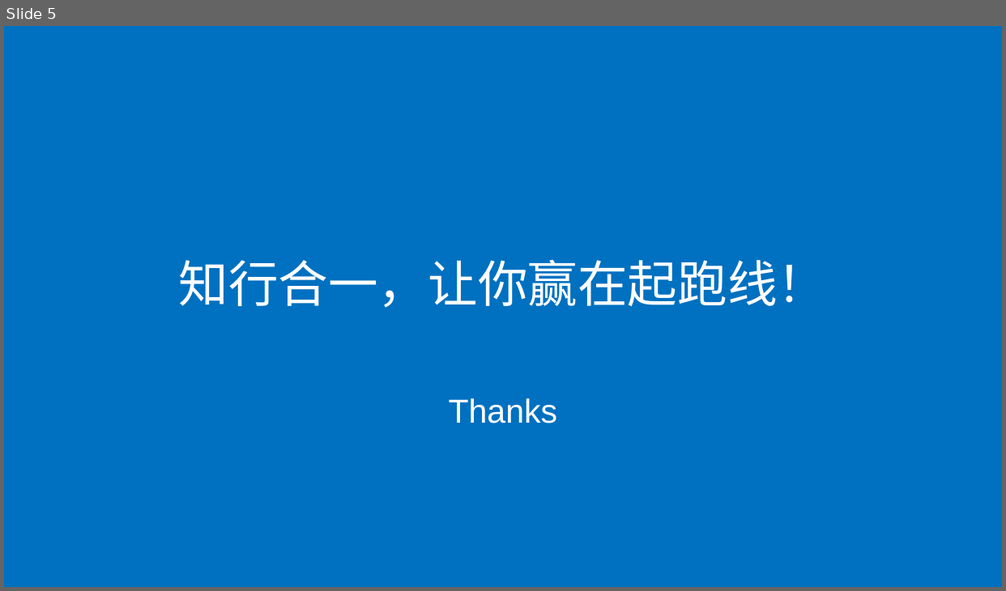
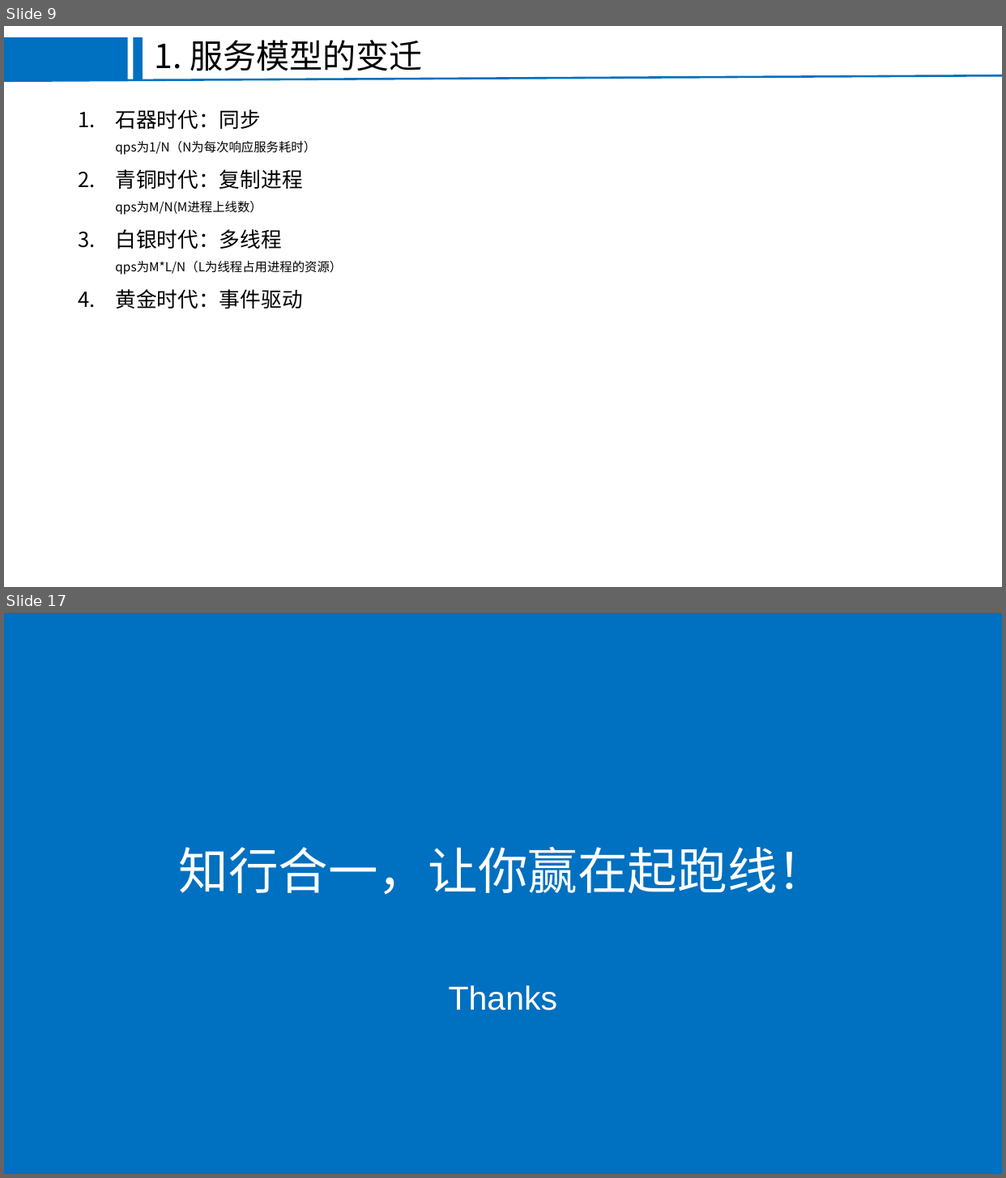
Before and after one commit to FEjohnny/demos, a slide deck: pm2/pm2.pptx. Shown one above the other, each under a label of ours: slide 5 before the commit, slides 9 and 17 after it; the slides between them are not shown. The pictures are 1006x591 and 1006x1178 pixels, drawn with LibreOffice and Linux fonts; fonts in the diff are those of the drawing; background and template pictures are left out. Boxes give left, top, right and bottom in pixels: in the first picture for what was removed or moved away, otherwise in the second. Text is boxed around its words. In the diff, an @@ line names an element or a change of style, - is before the commit and + after.

```diff
--- a/pm2/pm2.pptx
+++ b/pm2/pm2.pptx
@@ slide 9 added at (4, 26, 1002, 587), background #FFFFFF @@
@@ rectangle added at (4, 37, 127, 80), fill #0070C0 @@
@@ rectangle added at (134, 37, 143, 80), fill #0070C0 @@
@@ text added at (155, 40, 423, 71), 32 pt, text #000000 @@
+1. 服务模型的变迁
@@ line added from (4, 80) to (1002, 75), #0070C0 2 pt @@
@@ text added at (115, 109, 342, 309), 12 pt, text #000000 @@
+1. 石器时代：同步
+  qps为1/N（N为每次响应服务耗时）
+2. 青铜时代：复制进程
+  qps为M/N(M进程上线数）
+3. 白银时代：多线程
+  qps为M*L/N（L为线程占用进程的资源）
+4. 黄金时代：事件驱动
@@ what was slide 5 is now slide 17 @@
```
Also in this commit, not shown: 3 slides changed, 12 other slides added, 1 slide removed, 10 other files.
